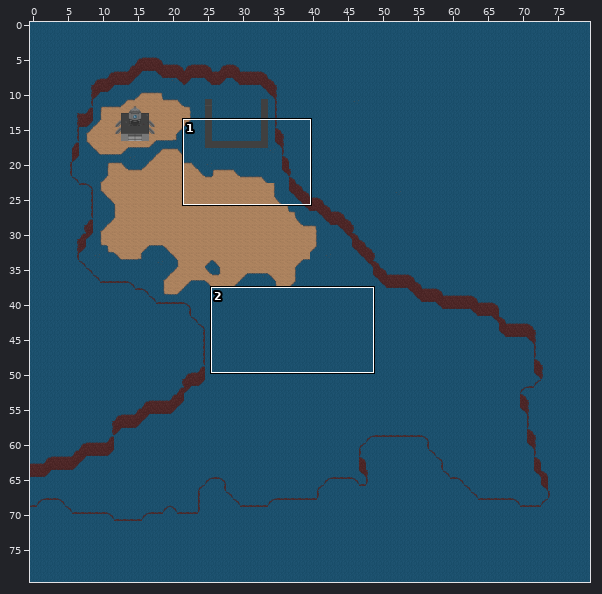
A Tiled map gets an edit: CrescentTerminal/Assets/Maps/World.tmx. Above: a wide view before the commit, with the close-up outlined.
Close-up. Before:
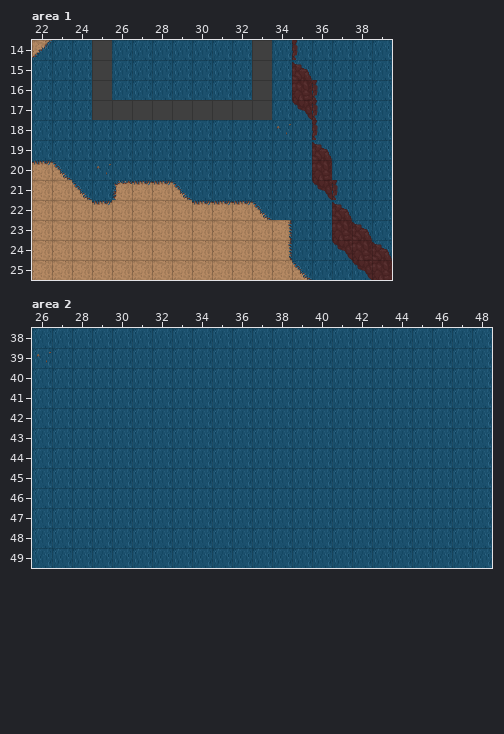
Cells are 32x32 px. Shown: area 1 x 22..39, y 14..25; area 2 x 26..48, y 38..49. The commit also changed other parts of the map, which this record leaves out.
New version:
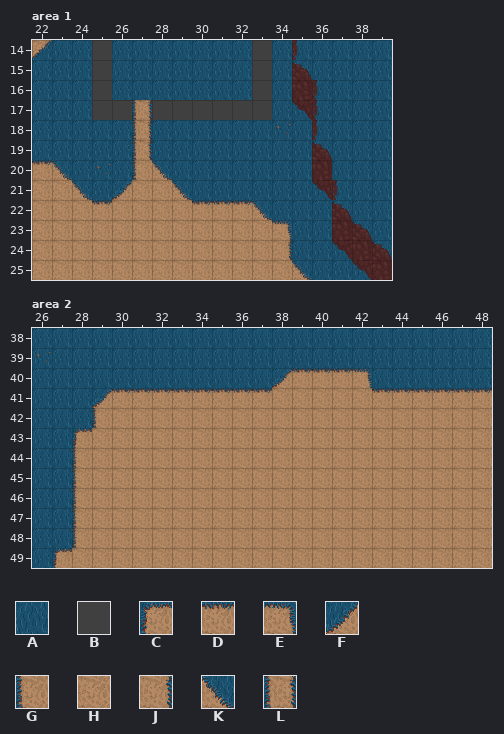
Key: from "Base": A 0, B 12, C 41, D 42, E 43, F 46, G 51, H 52, J 53, K 56, L 64.
_ is an empty cell.
The edit:
Layer "Background", area 1:
Tile J becomes tile E in row 23 at x 34.
Tile C becomes tile F in row 21 at x 26.
Tile A becomes tile G in row 20 at x 27.
Tile D becomes tile H in row 21 at x 27 to 28.
Tile A becomes tile K in row 20 at x 28.
Tile A becomes tile L in rows 18 to 19 at x 27.
Tile B becomes tile L in row 17 at x 27.
Layer "Background", area 2:
Tile A becomes tile C in row 43 at x 28; in row 49 at x 27.
Tile A becomes tile D in row 40 at x 39 to 41; in row 41 at x 30 to 37 and 43 to 48.
Tile A becomes tile E in row 40 at x 42.
Tile A becomes tile F in row 40 at x 38; in row 41 at x 29.
Tile A becomes tile G in row 42 at x 29; in rows 44 to 48 at x 28.
Tile A becomes tile H in row 41 at x 38 to 42; in row 42 at x 30 to 48; in rows 43 to 48 at x 29 to 48; in row 49 at x 28 to 48.
